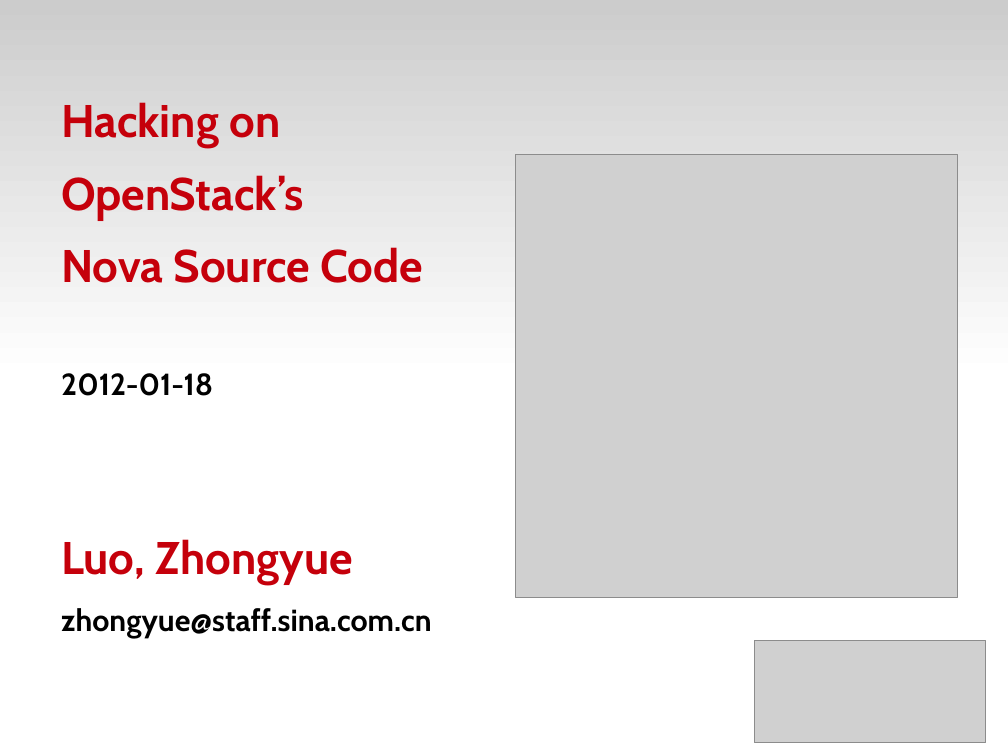
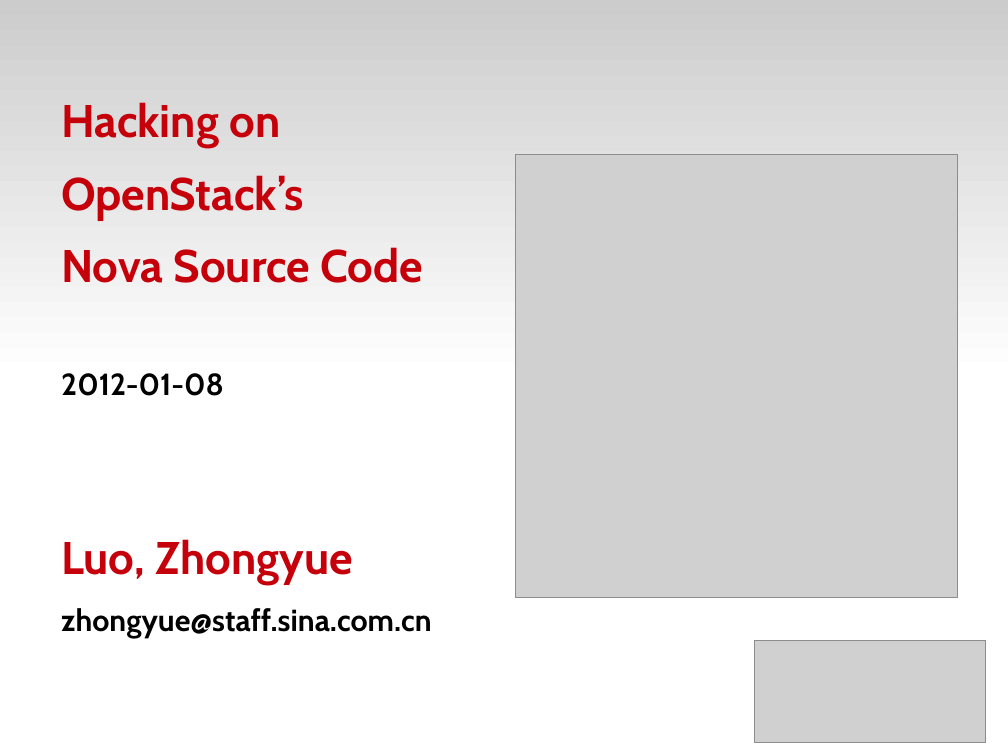
Before and after one commit to zyluo/talk-COSUG-2012, a slide deck: slide 1 of COSUG-2012.odp. Drawn at 1008x756 pixels with LibreOffice and Linux fonts; fonts in the diff are those of the drawing; grey boxes stand for pictures; background and template pictures are left out. Boxes give left, top, right and bottom in pixels: in the first picture for what was removed or moved away, otherwise in the second. Text is boxed around its words. In the diff, an @@ line names an element or a change of style, - is before the commit and + after.

Commit message:
fix typos

```diff
--- a/COSUG-2012.odp
+++ b/COSUG-2012.odp
@@ text at [61,373,224,396]: text changed @@
-2012-01-18
+2012-01-08
```
Also in this commit, not shown: 17 other slides changed, 1 slide added.
